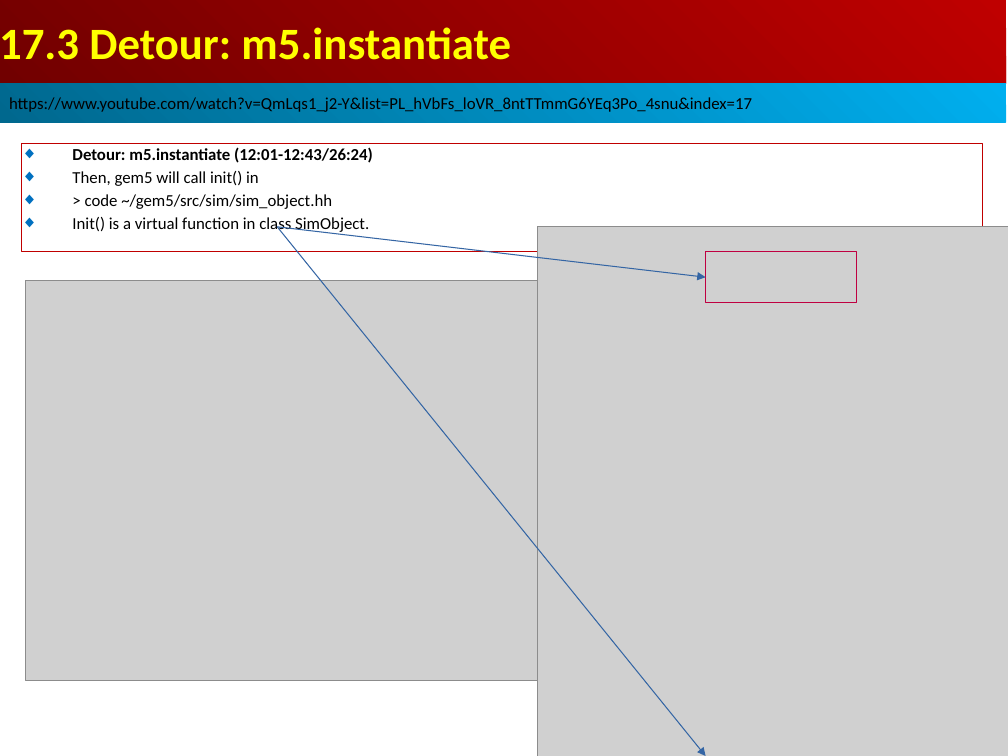
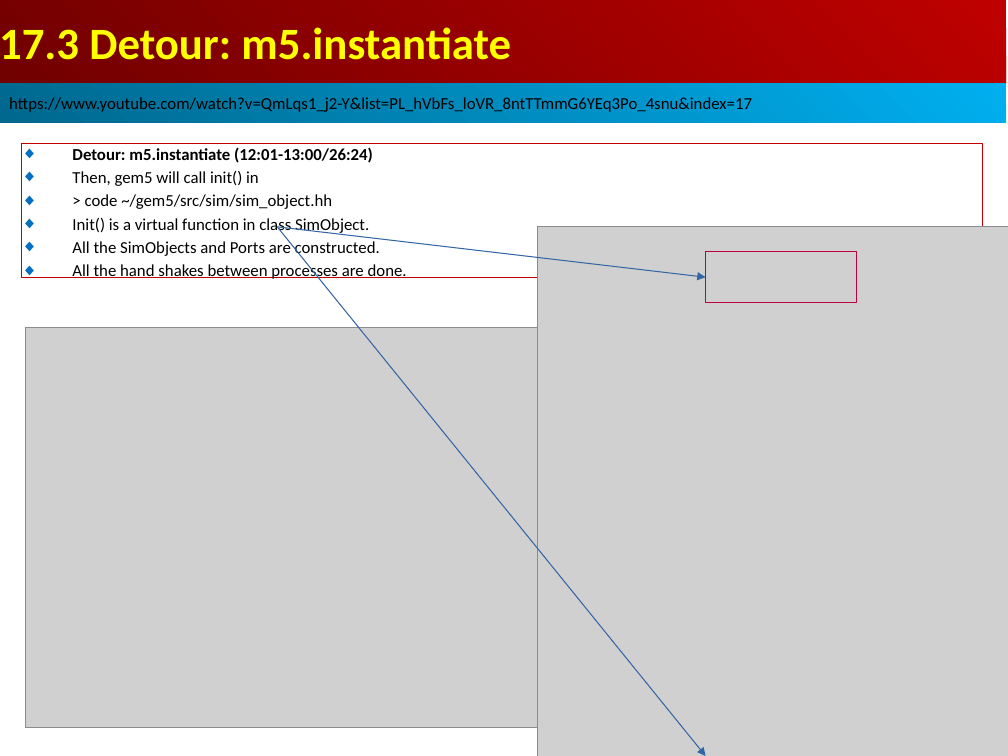
Before and after one commit to peterhchen/AIU_CS850_Gem5_McPAT, a slide deck: slide 19 of 050_Gem5/017.SimObj_02/000_Video/017.SimObj_02.ppt. Drawn at 1008x756 pixels with LibreOffice and Linux fonts; fonts in the diff are those of the drawing; grey boxes stand for pictures. Boxes give left, top, right and bottom in pixels: in the first picture for what was removed or moved away, otherwise in the second. Text is boxed around its words. In the diff, an @@ line names an element or a change of style, - is before the commit and + after.

```diff
--- a/050_Gem5/017.SimObj_02/000_Video/017.SimObj_02.ppt
+++ b/050_Gem5/017.SimObj_02/000_Video/017.SimObj_02.ppt
@@ rectangle "Detour: m5.instantiate (12:01-13:00/26:24)": place and size @@
-rectangle "Detour: m5.instantiate (12:01-13:00/26:24)" at [21, 143, 983, 252]
+rectangle "Detour: m5.instantiate (12:01-13:00/26:24)" at [21, 143, 983, 277]
@@ text in rectangle at [72, 147, 373, 163]: text changed @@
-◆ Detour: m5.instantiate (12:01-12:43/26:24)
+◆ Detour: m5.instantiate (12:01-13:00/26:24)
@@ text in rectangle at [72, 240, 407, 281]: paragraphs added @@
+◆ All the SimObjects and Ports are constructed.
+◆ All the hand shakes between processes are done.
@@ picture: place and size @@
-picture at [25, 280, 756, 680]
+picture at [25, 328, 756, 728]
```
Also in this commit, not shown: 1 other slide changed, 1 slide added.
